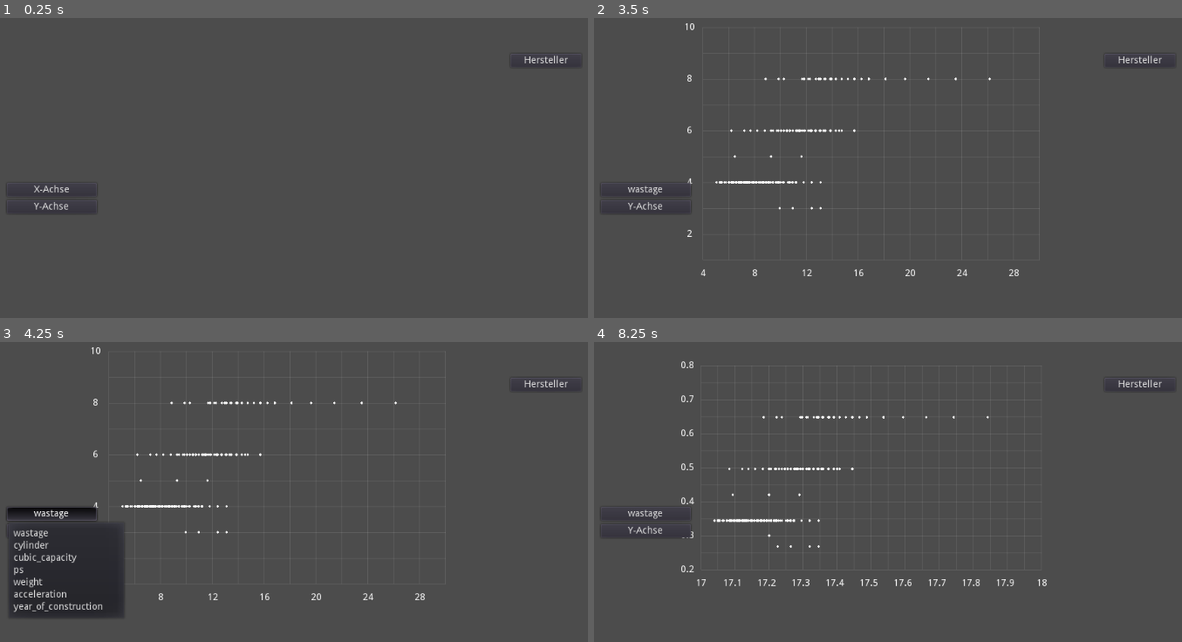
Above: before the commit, frames 1-4 (two rows, left to right).
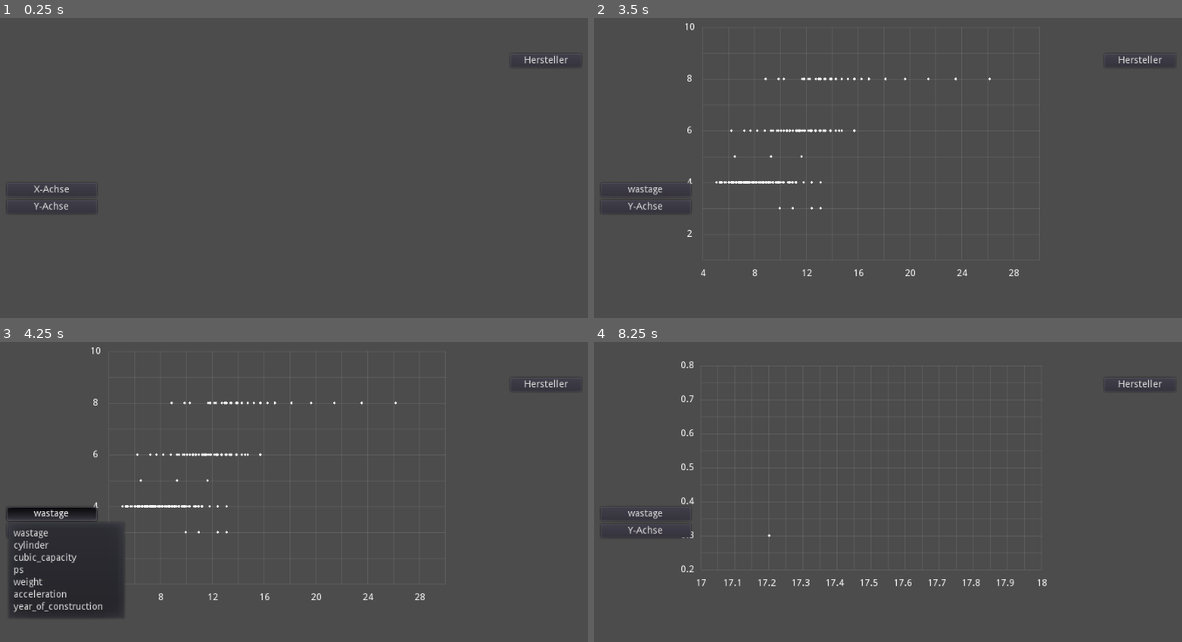
Above: after the commit, the same moments.

Repository: nevs-devs/cars
Game: Godot game, scene res://Main.tscn
Same seed, same stepped clock (60 frames per second), same inputs: the game is played once before the commit and once after it.
Inputs:
- Up to frame 1 (0.25 s): no input
- Up to frame 2 (3.5 s): click "X-Achse" at 0.5 s; click "Y-Achse" at 1.25 s; click "wastage" at 2 s; click "Hersteller" at 2.75 s
- Up to frame 3 (4.25 s): click "wastage" at 3.5 s
- Up to frame 4 (8.25 s): click "Y-Achse" at 4.25 s; click "Hersteller" at 5 s; click "wastage" at 5.75 s; click "Y-Achse" at 6.5 s; click "Hersteller" at 7.25 s; tap Enter (ui_accept) at 8, 8.1 s

Frames 1-3 are identical in both runs. In frame 4, 0.4% of the frame differs, in the area x 20-68%, y 24-69%.

Commit message:
fixed removed old points

Diff:
--- a/Chart.gd
+++ b/Chart.gd
@@ -9,6 +9,7 @@
 var i = 0
 var initial_pos : Vector2
 var labels : Array
+var points : Array
 
 func _ready():
 	initial_pos = position
@@ -22,10 +23,13 @@
 			draw_chart(17, 18, 0.05, 4, 0.2, 0.8, 0.05, 2, [[17.2, 0.3]])
 
 func draw_chart(x_min: float, x_max: float, x_step: float, x_label_every: int, y_min: float, y_max: float, y_step: float, y_label_every: int, data: Array):
-	if len(labels) > 0:
-		for l in labels:
-			l.queue_free()
-		labels.clear()
+	for l in labels:
+		l.queue_free()
+	for p in points:
+		p.queue_free()
+
+	points.clear()
+	labels.clear()
 
 	var x_diff = x_max - x_min
 	var y_diff = y_max - y_min
@@ -58,6 +62,7 @@
 		var rel_x = width - (x_max - d[0]) / x_diff * width
 		var rel_y = (y_max - d[1]) / y_diff * height
 		point.position = Vector2(rel_x, rel_y)
+		points.append(point)
 		add_child(point)
 
 	update()
